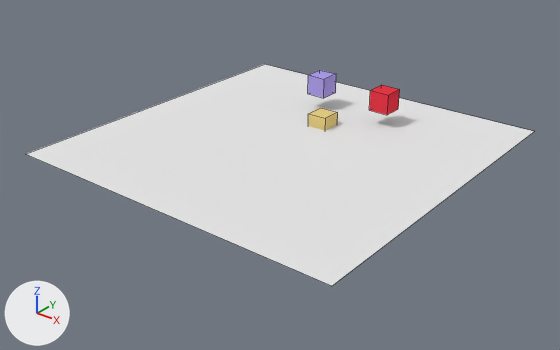
One commit to the Blender file Main/main.blend: the scene before it, then after it.
The view is the same before and after, from a 50 mm lens placed at (40.1, -51.3, 28.2), pointed at (0.5, -1.8, -2.5). The axes (+X, +Y, +Z) are drawn at lower left. The lights are the same throughout. Mesh edges are drawn as thin lines.
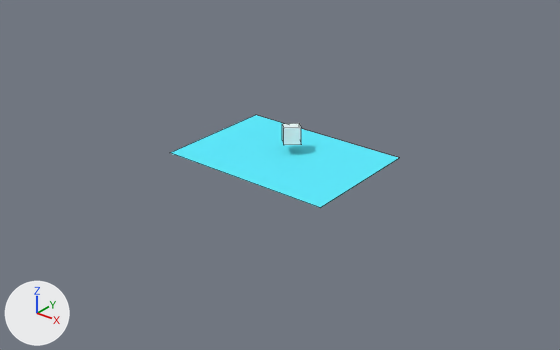
Edits to the bpy script that builds the scene:
```text
Add mat_material_004:
    mat_material_004 = diffuse_material('Material.004')
    mat_material_004.base_color = (0.119, 0.846, 1.0)  # cyan #61edff
Add mat_material_006:
    mat_material_006 = diffuse_material('Material.006')
    mat_material_006.base_color = (0.869, 1.0, 0.99)  # white #f0fffe
Change me_cube_003:
    where me_cube_003.from_pydata(...)  # 8 vertices, 6 faces; spans x -1.0..1.0, y -1.0..1.0, z -1.0..1.0
    remove me_cube_003.materials.append(mat_material_018)  # yellow #e7ce82
    add me_cube_003.materials.append(mat_material_006)  # white #f0fffe
Change me_plane_016:
    where me_plane_016.from_pydata(...)  # 4 vertices, 1 face; spans x -1.0..1.0, y -1.0..1.0, z 0.0
    remove me_plane_016.materials.append(mat_material_017)  # white #e7e7e7
    add me_plane_016.materials.append(mat_material_004)  # cyan #61edff
Remove ob_cube_003:
    ob_cube_003 = bpy.data.objects.new('Cube.003', me_cube_004)
    ob_cube_003.location = (4.32, 9.26, 2.44)
Remove ob_cube_002:
    ob_cube_002 = bpy.data.objects.new('Cube.002', me_cube_001)
    ob_cube_002.location = (-3.0, 9.26, 2.44)
Change ob_cube_001:
    ob_cube_001.location: (0.0, 5.36, 0.23) -> (-0.06, 0.57, 0.61)
    ob_cube_001.rotation_euler: (0.0, 0.0, 0.0) -> (0.0, -0.132, -0.823)  # degrees (0, 0, 0) -> degrees (0, -7.6, -47)
    ob_cube_001.scale: (1.0, 1.0, 1.0) -> (0.792, 0.792, 0.792)
Change ob_g0_0:
    ob_g0_0.location: (0.0, 0.0, 0.0) -> (-0.09, -0.52, -1.14)
    ob_g0_0.scale: (16.5, 16.5, 16.5) -> (8.54, 6.1, 5.27)
```

Pixel boxes [x1, y1, x2, y2] of what changed, in the pictures (560 x 350 px):
'G0-0', recoloured, moved, rescaled (55% narrower, 58% shorter)
    before: [27, 64, 535, 286]
    after: [171, 115, 399, 208]
'Cube.001', recoloured, moved, turned, rescaled
    before: [308, 108, 338, 131]
    after: [282, 123, 301, 145]
'Cube.003', deleted
    before: [369, 85, 400, 115]
'Cube.002', deleted
    before: [308, 70, 336, 98]
